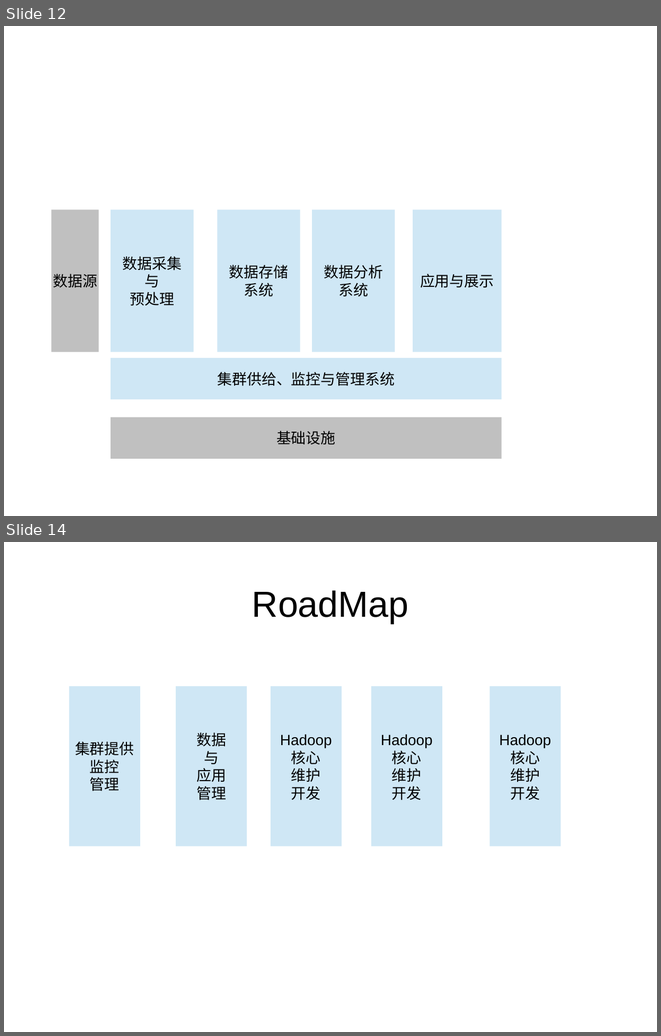
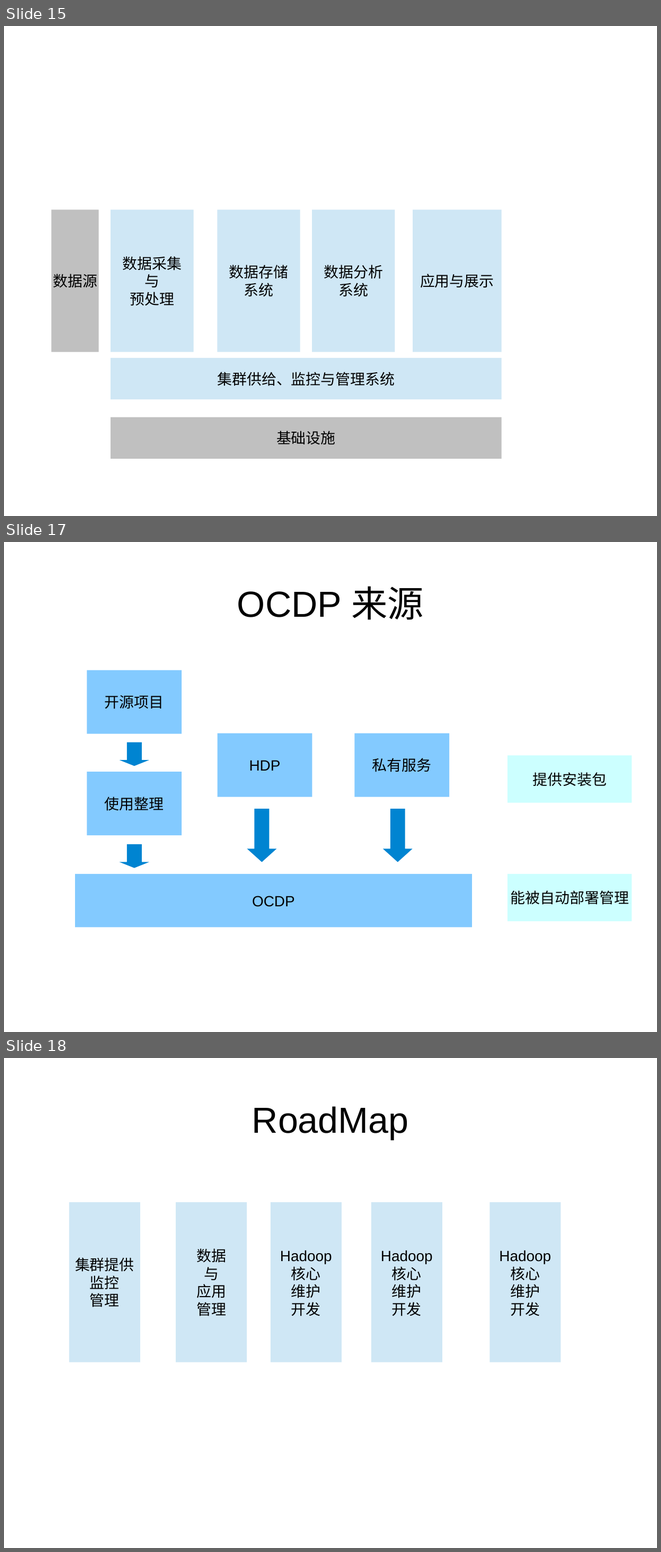
Before and after one commit to zouzhberk/Notes, a slide deck: bigdata/about-bigdata-product.odp. Shown one above the other, each under a label of ours: slides 12 and 14 before the commit, slides 15, 17 and 18 after it; the slides between them are not shown. The pictures are 661x1036 and 661x1552 pixels, drawn with LibreOffice and Linux fonts; fonts in the diff are those of the drawing. Boxes give left, top, right and bottom in pixels: in the first picture for what was removed or moved away, otherwise in the second. Text is boxed around its words. In the diff, an @@ line names an element or a change of style, - is before the commit and + after.

```diff
--- a/bigdata/about-bigdata-product.odp
+++ b/bigdata/about-bigdata-product.odp
@@ slide 17 added at <box>4,542,657,1032</box>, background #FFFFFF @@
@@ title added at <box>237,586,424,620</box>, 44 pt, text #000000 @@
+OCDP 来源
@@ rectangle added at <box>87,670,182,733</box>, fill #83CAFF, 18 pt, text #000000 @@
+开源项目
@@ down arrow added at <box>120,742,149,766</box>, fill #0084D1 @@
@@ rectangle added at <box>217,733,312,797</box>, fill #83CAFF, 18 pt, text #000000 @@
+HDP
@@ rectangle added at <box>355,733,450,797</box>, fill #83CAFF, 18 pt, text #000000 @@
+私有服务
@@ rectangle added at <box>508,755,632,803</box>, fill #CCFFFF, 18 pt, text #000000 @@
+提供安装包
@@ rectangle added at <box>87,772,182,835</box>, fill #83CAFF, 18 pt, text #000000 @@
+使用整理
@@ down arrow added at <box>247,809,276,862</box>, fill #0084D1 @@
@@ down arrow added at <box>383,809,413,862</box>, fill #0084D1 @@
@@ down arrow added at <box>120,844,149,868</box>, fill #0084D1 @@
@@ rectangle added at <box>75,874,472,927</box>, fill #83CAFF, 18 pt, text #000000 @@
+OCDP
@@ rectangle added at <box>508,874,632,921</box>, fill #CCFFFF, 18 pt, text #000000 @@
+能被自动部署管理
@@ what was slide 12 is now slide 15 @@
@@ what was slide 14 is now slide 18 @@
```
Also in this commit, not shown: 1 slide changed, 5 other slides added, 1 slide removed, 2 other files.
